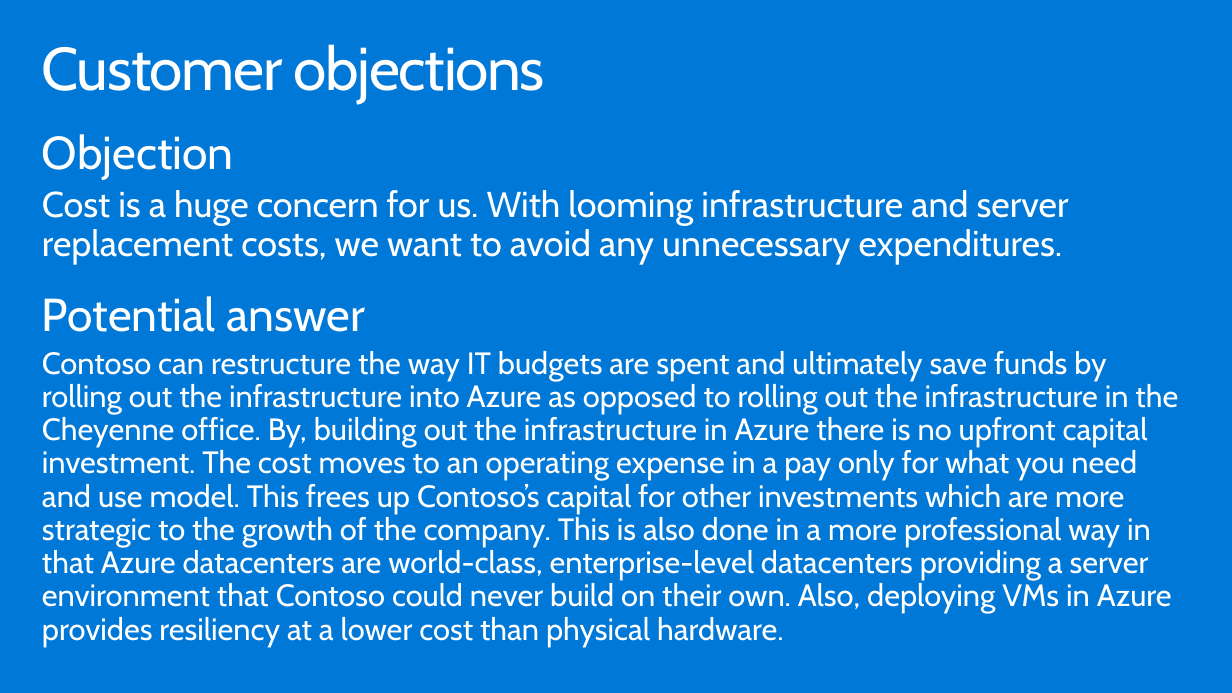
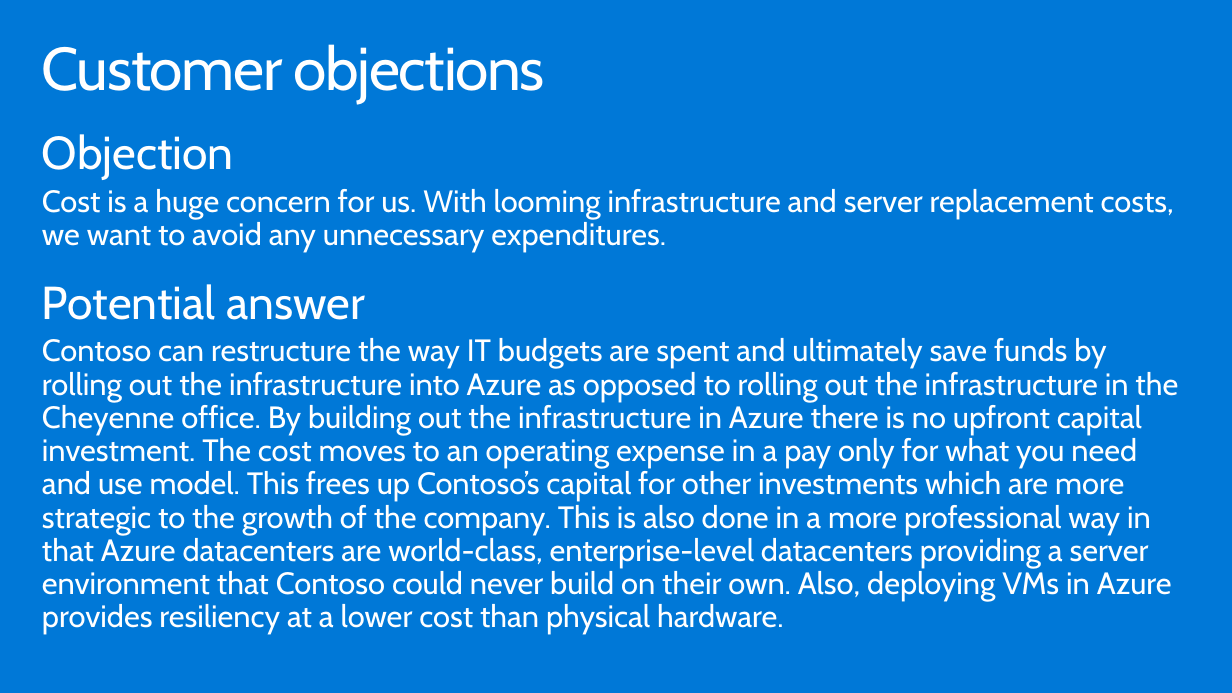
Before and after one commit to yungchou/contoso.insurance, a slide deck: slide 30 of Whiteboard design session/WDS trainer presentation - Building a resilient IaaS architecture.pptx. Drawn at 1232x693 pixels with LibreOffice and Linux fonts; fonts in the diff are those of the drawing. Boxes give left, top, right and bottom in pixels: in the first picture for what was removed or moved away, otherwise in the second. Text is boxed around its words. In the diff, an @@ line names an element or a change of style, - is before the commit and + after.

```diff
--- a/Whiteboard design session/WDS trainer presentation - Building a resilient IaaS architecture.pptx
+++ b/Whiteboard design session/WDS trainer presentation - Building a resilient IaaS architecture.pptx
@@ text at [42, 189, 1174, 252]: size 28 to 24 pt in "Cost is a huge concern for us. ..." @@
@@ text at [42, 338, 1178, 634]: text changed @@
-Contoso can restructure the way IT budgets are spent and ultimately save funds by rolling out the infrastructure into Azure as opposed to rolling out the infrastructure in the Cheyenne office. By, building out the infrastructure in Azure there is no upfront capital investment. The cost moves to an operating expense in a pay only for what you need and use model. This frees up Contoso’s capital for other investments which are more strategic to the growth of the company. This is also done in a more professional way in that Azure datacenters are world-class, enterprise-level datacenters providing a server environment that Contoso could never build on their own. Also, deploying VMs in Azure provides resiliency at a lower cost than physical hardware.
+Contoso can restructure the way IT budgets are spent and ultimately save funds by rolling out the infrastructure into Azure as opposed to rolling out the infrastructure in the Cheyenne office. By building out the infrastructure in Azure there is no upfront capital investment. The cost moves to an operating expense in a pay only for what you need and use model. This frees up Contoso’s capital for other investments which are more strategic to the growth of the company. This is also done in a more professional way in that Azure datacenters are world-class, enterprise-level datacenters providing a server environment that Contoso could never build on their own. Also, deploying VMs in Azure provides resiliency at a lower cost than physical hardware.
```
Also in this commit, not shown: 7 other slides changed, 6 other files.
